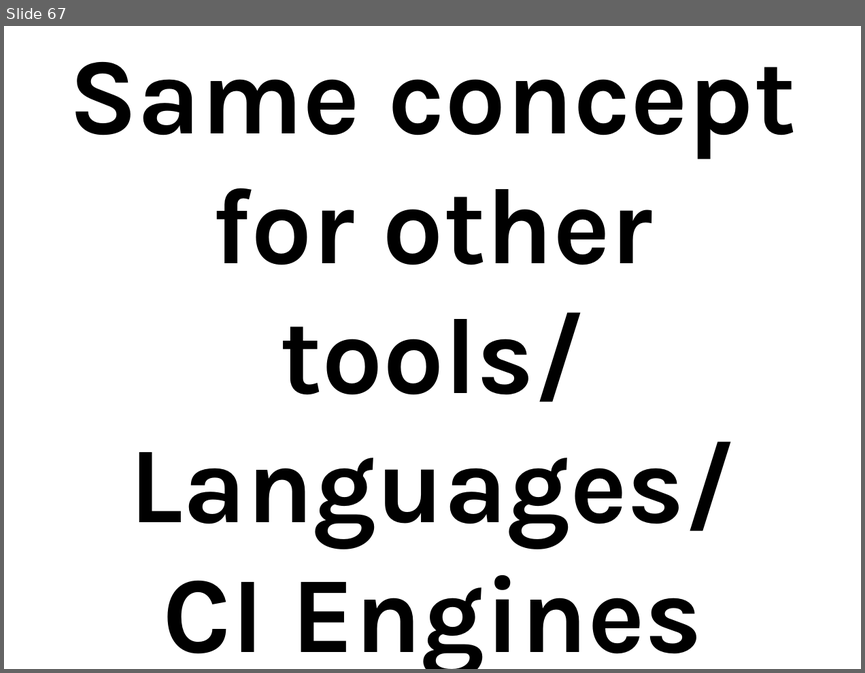
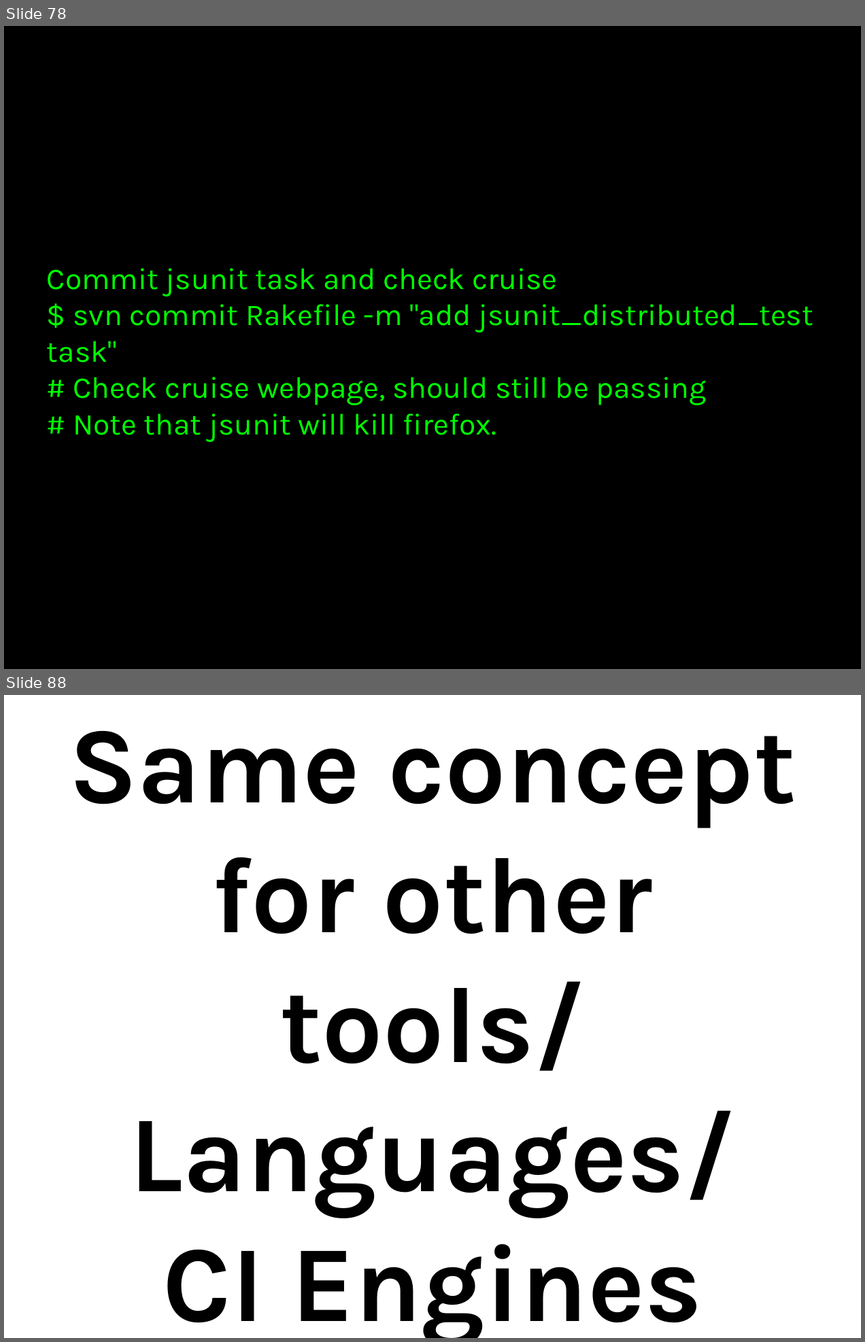
Before and after one commit to thewoolleyman/ci_for_the_rails_guy_or_gal, a slide deck: presentation/ci_for_the_web_2.0_guy_or_gal.odp. Shown one above the other, each under a label of ours: slide 67 before the commit, slides 78 and 88 after it; the slides between them are not shown. The pictures are 865x673 and 865x1342 pixels, drawn with LibreOffice and Linux fonts; fonts in the diff are those of the drawing. Boxes give left, top, right and bottom in pixels: in the first picture for what was removed or moved away, otherwise in the second. Text is boxed around its words. In the diff, an @@ line names an element or a change of style, - is before the commit and + after.

```diff
--- a/presentation/ci_for_the_web_2.0_guy_or_gal.odp
+++ b/presentation/ci_for_the_web_2.0_guy_or_gal.odp
@@ slide 78 added at (4, 26, 861, 669), background #000000 @@
@@ title added at (47, 268, 813, 442), 28 pt, text #00FF00 @@
+Commit jsunit task and check cruise
+$ svn commit Rakefile -m "add jsunit_distributed_test task"
+# Check cruise webpage, should still be passing
+# Note that jsunit will kill firefox.
@@ what was slide 67 is now slide 88 @@
```
Also in this commit, not shown: 21 other slides added, 1 slide removed.
